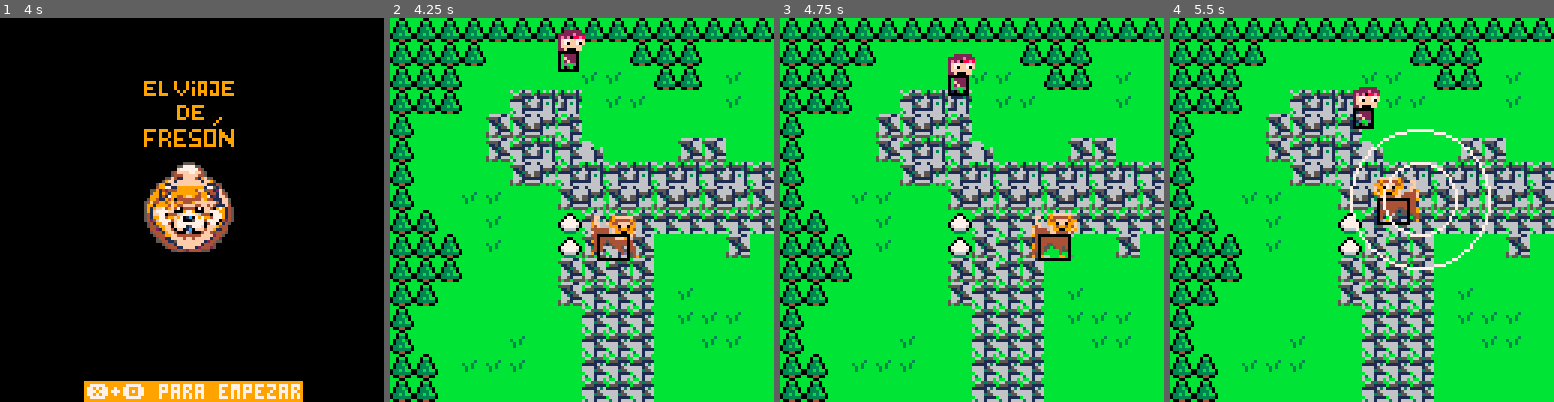
Above: before the commit, frames 1-4 (left to right).
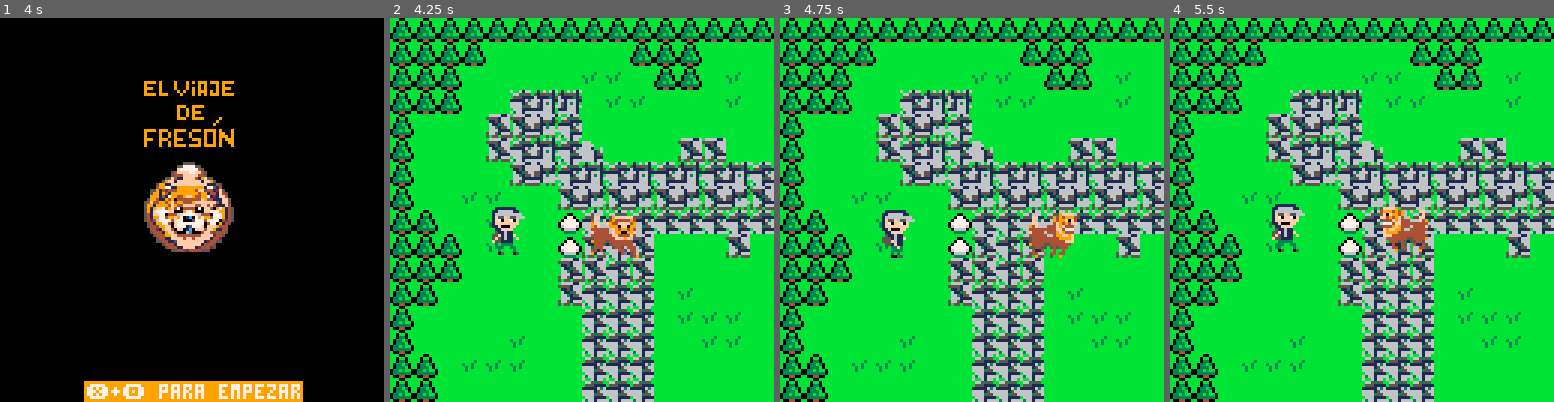
Above: after the commit, the same moments.

Repository: JudyProjects/el_viaje_de_freson
Game: PICO-8 cartridge game.p8
Same seed, same stepped clock (60 frames per second), same inputs: the game is played once before the commit and once after it.
Inputs:
- Up to frame 1 (4 s): tap X (X key) at 0.33, 1.07, 1.85, 2.97 s; tap O (Z key) at 0.7, 1.7, 2.1, 2.5, 2.9, 3.3, 3.7 s; hold Right 1.6-2.1 s; hold Up 2.15-2.42 s; hold Right 2.47-3.03 s; hold Left 3.08-3.58 s; hold Down 3.63-3.97 s
- Up to frame 2 (4.25 s): hold Right from 4.02 s (still down); tap X (X key) at 4.08 s; tap O (Z key) at 4.1 s
- Up to frame 3 (4.75 s): tap O (Z key) at 4.5 s; release Right at 4.68 s; hold Up from 4.73 s (still down)
- Up to frame 4 (5.5 s): tap O (Z key) at 4.9, 5.3 s; release Up at 5.03 s; hold Left from 5.08 s (still down); tap X (X key) at 5.2 s

Frame 1 is identical in both runs. In frame 2, 1.5% of the frame differs, in the area x 26-63%, y 3-64%; in frame 3, 2.2%; in frame 4, 4.2%, in the area x 26-84%, y 17-66%.

Commit message:
[enemigos] fixes y cambios de sprites

Diff:
--- a/game.p8
+++ b/game.p8
@@ -39,11 +39,7 @@
 end
 
 function dist(x0, y0, x1, y1, radio)
-    local punto_jug = (x1 - x0) ^ 2
-    local punto_ent = (y1 - y0) ^ 2
-    printh("punto_jug: " .. punto_jug .. " punto_ent: " .. punto_ent)
-    printh("radio: " .. radio .. " radio^2: " .. radio ^ 2)
-    return punto_jug + punto_ent <= radio ^ 2
+    return (((x1 - x0) ^ 2) + ((y1 - y0) ^ 2)) <= radio ^ 2
 end
 
 function ini_ini()
@@ -81,6 +77,7 @@
     ents = {}
     chorros = {}
     ladridos = {}
+    mordiscos = {}
     hambre = 100
     pant_x = {
         { false },
@@ -113,6 +110,7 @@
             del(ladridos, l)
         end
     end
+    print("Hambre: "..hambre, 0, 0, 2)
 end
 
 function jug_drw()
@@ -123,23 +121,26 @@
 
     camera(camx, camy)
 
-    -- Calcular coordenadas de la pantalla
+    -- calcular coordenadas de la pantalla
     screen_x = flr(camx / 128)
     screen_y = flr(camy / 128)
 
     --setup chorro
     if ((pant_x[screen_x + 1][1] and pant_y[screen_y + 1][1]) == false) then
-        ini_enemigos(2)
-        pant_x[screen_x + 1][1] = true
-        pant_y[screen_y + 1][1] = true
+        if (screen_x == 2 and screen_y == 0) then
+        else
+            ini_enemigos(2)
+            pant_x[screen_x + 1][1] = true
+            pant_y[screen_y + 1][1] = true
+        end
     end
 
     dibujar_agua(screen_x, screen_y)
 
-    -- Dibujar el mapa actual
+    -- dibujar el mapa actual
     map(0, 0, 0, 0, 128, 128)
 
-    -- Dibujar cofres
+    -- dibujar cofres
     dibujar_cofre(screen_x, screen_y, camx, camy)
 
     for e in all(ents) do
@@ -147,8 +148,8 @@
     end
 
     for l in all(ladridos) do
-        circ(jug.x + 16, jug.y + 8, l.r1, 7) -- circulo exterior
-        circ(jug.x + 16, jug.y + 8, l.r2, 7) -- circulo interior
+        circ(jug.x + 8, jug.y + 8, l.r1, 7) -- circulo exterior
+        circ(jug.x + 8, jug.y + 8, l.r2, 7) -- circulo interior
     end
 end
 
@@ -176,11 +177,6 @@
 
     print(f_msg, f_mx, f_my)
     print("\#e\f1❎+🅾️ para volver", 33, 122)
-end
-
--- Funciれはn para generar una clave れむnica para cada pantalla usando coordenadas
-function coord_key(x, y)
-    return x .. "," .. y
 end
 
 -->8
@@ -201,32 +197,53 @@
     return e
 end
 
--- Verificar colisiれはn
-function hayColision(x, y, w, h)
+function hay_colision(x, y, w, h)
     for i = 0, w do
         --count up
         for j = 0, h do
             --count up
-            -- Convertir coordenadas en posiciones de celda
+            -- convertir coordenadas en posiciones de celda
             local celx = flr((x + i) / 8)
             local cely = flr((y + j) / 8)
-            -- Obtener れとndice del sprite
+            -- obtener indice del sprite
             local sprite = mget(celx, cely)
-            -- Verificar si el sprite tiene la bandera de solidez (flag 0)
+            -- verificar si el sprite tiene la bandera de solidez (flag 0)
             if (fget(sprite, 0)) return true
         end
     end
     return false
 end
 
+function colision_mordisco(x, y, w, h)
+    for m in all(mordiscos) do
+        -- verificar colision entre  entidad y mordisco
+        if
+            -- entidad a izquierda de mord
+
+            -- entidad a derecha de mord
+
+            -- entidad por arriba del mord
+
+            -- entidad por abajo del mord
+            not (x + w < m.x
+                        or x > m.x + m.w
+                        or y + h < m.y
+                        or y > m.y + m.h) then
+            return true
+        end
+    end
+
+    return false
+end
+
 function dibujar_agua(screen_x, screen_y)
-    -- Cambiar colores de la paleta para animar el agua
+    -- cambiar colores de la paleta para animar el agua
     local colores_agua = { 1, 7 }
-    -- Colores del agua
+    -- colores del agua
     local tiempo = flr(t() * 4) % #colores_agua
     pal(14, colores_agua[tiempo + 1])
     pal(13, colores_agua[tiempo + 2])
-    -- Dibujar agua en la capa adicional solo en la pantalla 3
+    -- dibujar agua en la capa adicional solo en la pantalla 3
     local screen_x = flr(camx / 128)
     local screen_y = flr(camy / 128)
 
@@ -240,34 +257,34 @@
         end
     end
 
-    -- Restaurar la paleta al finalizar
+    -- restaurar la paleta al finalizar
     pal()
 end
 
--- Funciれはn para dibujar un cofre en la pantalla 0,4 o 1,0 con animaciれはn
+-- funcion para dibujar un cofre en la pantalla 0,4 o 1,0 con animacion
 function dibujar_cofre(screen_x, screen_y, freson_x, freson_y)
     local cofre_abierto = false
 
-    -- Coordenadas del cofre en cada pantalla
+    -- coordenadas del cofre en cada pantalla
     local cofres = {
-        { x = 64, y = 96, screen_x = 0, screen_y = 4 }, -- Cofre en pantalla 0,4
-        { x = 32, y = 48, screen_x = 1, screen_y = 0 } -- Cofre en pantalla 1,0
+        { x = 64, y = 96, screen_x = 0, screen_y = 4 }, -- cofre en pantalla 0,4
+        { x = 32, y = 48, screen_x = 1, screen_y = 0 } -- cofre en pantalla 1,0
     }
 
-    -- Recorrer cofres y dibujar segれむn la pantalla
+    -- recorrer cofres y dibujar segun pantalla
     for cofre in all(cofres) do
-        -- Dibujar el cofre si estれく en la pantalla actual
+        -- dibujar el cofre si estan en la pantalla actual
         if screen_x == cofre.screen_x and screen_y == cofre.screen_y then
-            -- Elegir sprites segれむn el estado (cerrado o abierto)
+            -- elegir sprites segun el estado (cerrado o abierto)
             local sprite_base = cofre_abierto and 84 or 82
             spr(sprite_base, cofre.x, cofre.y)
             spr(sprite_base + 1, cofre.x + 8, cofre.y)
             spr(sprite_base + 16, cofre.x, cofre.y + 8)
             spr(sprite_base + 17, cofre.x + 8, cofre.y + 8)
 
-            -- Verificar colisiれはn con el fresれはn
+            -- verificar colision con el freson
             if abs(freson_x - cofre.x) < 16 and abs(freson_y - cofre.y) < 16 then
-                cofre_abierto = true -- Abre el cofre si el fresれはn lo toca
+                cofre_abierto = true -- abre el cofre si el freson lo toca
             end
         end
     end
@@ -283,71 +300,98 @@
     e.fh = true
     e.fr = {
         walk = { 1, 3, 5 },
-        idle = { 1 }
+        idle = { 1 },
+        mordisco = { 7, 9 }
     }
     e.w = 16
     e.h = 16
+    e.mord_time = 0
     e.cofre1 = false
 
     local idle = "idle"
     local walk = "walk"
+    local mordisco = "mordisco"
     e.stat = idle
 
     local velfreson = 1.25
 
     e.upd = function()
-        e.stat = idle
+        if (e.mord_time > 0) then
+            e.stat = mordisco
+            e.mord_time -= 1
+        else
+            e.stat = idle
+        end
         e.dx = 0
         e.dy = 0
 
-        if btn(⬅️) then
+        if btnp(🅾️) and #ladridos < 1 and e.stat != mordisco then
+            e.stat = mordisco
+            e.s = 1
+            e.mord_time = 10
+            make_mordisco(e.x, e.y, e.w, e.h)
+        end
+
+        if btn(⬅️) and e.stat != mordisco then
             e.fh = false
             e.stat = walk
             e.dx = -velfreson
         end
 
-        if btn(➡️) then
+        if btn(➡️) and e.stat != mordisco then
             e.fh = true
             e.stat = walk
             e.dx = velfreson
         end
 
-        if btn(⬆️) then
+        if btn(⬆️) and e.stat != mordisco then
             e.stat = walk
             e.dy = -velfreson
         end
 
-        if btn(⬇️) then
+        if btn(⬇️) and e.stat != mordisco then
             e.stat = walk
             e.dy = velfreson
         end
 
-        -- Verificar colisiones antes de mover
-        if not hayColision(e.x + e.dx, e.y + e.h / 2, e.w, e.h / 2) then
+        -- verificar colisiones antes de mover
+        if not hay_colision(e.x + e.dx, e.y + e.h / 2, e.w, e.h / 2) then
             e.x += e.dx
         end
-        if not hayColision(e.x, e.y + e.h / 2 + e.dy, e.w, e.h / 2) then
+        if not hay_colision(e.x, e.y + e.h / 2 + e.dy, e.w, e.h / 2) then
             e.y += e.dy
         end
 
-        if btnp(❎) and #ladridos < 1 then
-            make_ladrido()
+        if btnp(❎) and #ladridos < 1 and e.stat != mordisco then
+            make_ladrido(e.x, e.y)
         end
     end
 
     e.drw = function()
         local sps = e.fr[e.stat]
-        e.s += .30
+        if e.stat == walk or e.stat == idle then
+            e.s += .3
+        else
+            e.s += .2
+        end
 
         if flr(e.s) > #sps then
             e.s = 1
         end
-        --fondo transparente
+
         palt(0, false)
         palt(11, true)
         --dibujar freson
-        spr(sps[flr(e.s)], e.x, e.y, 2, 2, e.fh)
-        rect(e.x + 2, e.y + e.h / 2, e.x + e.w - 4, e.y + e.h, 0)
+        if (e.stat == idle or e.stat == walk) then
+            spr(sps[flr(e.s)], e.x, e.y, 2, 2, e.fh)
+        else
+            if (e.fh == true) then
+                spr(sps[flr(e.s)], e.x + 6, e.y, 2, 2, e.fh)
+            else
+                spr(sps[flr(e.s)], e.x - 6, e.y, 2, 2, e.fh)
+            end
+        end
+        --rect(e.x + 2, e.y + e.h / 2, e.x + e.w - 4, e.y + e.h, 0)
         palt()
     end
 
@@ -355,24 +399,40 @@
 end
 
 -- funcion para crear un ladrido (ondas concentricas)
-function make_ladrido()
+function make_ladrido(x, y)
     hambre -= 5
     local l = {}
+    l.x = x
+    -- posicion del ladrido
+    l.y = y
+    l.r1 = 5
     -- radio del circulo exterior
-    l.r1 = 5
+    l.r2 = 3
     -- radio del circulo interior
-    l.r2 = 3
     add(ladridos, l)
+end
+
+function make_mordisco(x, y, w, h)
+    hambre -= 10
+    local m = {}
+    m.x = x
+    m.y = y
+    m.w = w
+    m.h = h
+    add(mordiscos, m)
 end
 
 -- chorro
 function make_chorro(x, y)
     local e = make_entity(x, y)
+    local sp_mord = {
+        7, 9, 23, 25
+    }
     e.name = "chorro"
     e.s = 1
     e.fh = false
     e.fr = {
-        walk = { 33 },
+        walk = { 35, 37 },
         idle = { 33 }
     }
     e.stun = 30
@@ -386,31 +446,39 @@
     local velchorro = 0.5
 
     e.upd = function()
-        --falta denegar upd en screen de puente
-        if (e.x >= camx and e.y >= camy) then
+        if (e.x >= camx and e.x <= camx + 127 and e.y >= camy and e.y <= camy + 127) then
             if (e.stat != idle) then
                 e.stat = walk
-                if (e.x < jug.x) then
+                if (e.x < flr(jug.x)) then
                     e.fh = true
                     e.dx = velchorro
                 end
-                if (e.x > jug.x) then
+                if (e.x > flr(jug.x)) then
                     e.fh = false
                     e.dx = -velchorro
                 end
-                if (e.y > jug.y) then
+                if (e.y > flr(jug.y)) then
                     e.dy = -velchorro
                 end
-                if (e.y < jug.y) then
+                if (e.y < flr(jug.y)) then
                     e.dy = velchorro
                 end
-
-                -- Verificar colisiones antes de mover
-                if not hayColision(e.x + e.dx, e.y + e.h / 2, e.x + e.w / 2, e.h / 2) then
-                    e.x += e.dx
+                if (jug.stat == "mordisco") then
+                    if colision_mordisco(e.x, e.y, e.w, e.h) then
+                        e.stat = idle
+                        e.stun = 60
+                    end
                 end
-                if not hayColision(e.x, e.y + e.h / 2 + e.dy, e.w, e.h / 2) then
-                    e.y += e.dy
+
+                -- checkeo doble por si cambia estado dentro de if
+                if (e.stat != idle) then
+                    -- verificar colisiones antes de mover
+                    if not hay_colision(e.x + e.dx, e.y + e.h / 2, e.x + e.w / 2, e.h / 2) then
+                        e.x += e.dx
+                    end
+                    if not hay_colision(e.x, e.y + e.h / 2 + e.dy, e.w, e.h / 2) then
+                        e.y += e.dy
+                    end
                 end
             elseif (e.stun > 0) then
                 e.stun -= 1
@@ -419,7 +487,7 @@
             end
 
             for l in all(ladridos) do
-                if dist(jug.x, jug.y, e.x, e.y, l.r2) then
+                if dist(l.x + jug.w / 2, l.y + jug.h / 2, e.x, e.y, l.r1) then
                     e.stat = idle
                     e.stun = 30
                 end
@@ -428,10 +496,9 @@
     end
 
     e.drw = function()
-        --falta denegar drw en screen de puente
-        if (e.x >= camx and e.y >= camy) then
+        if (e.x >= camx and e.x <= camx + 127 and e.y >= camy and e.y <= camy + 127) then
             local sps = e.fr[e.stat]
-            e.s += .15
+            e.s += .1
 
             if flr(e.s) > #sps then
                 e.s = 1
@@ -446,7 +513,7 @@
                 2, 2,
                 e.fh
             )
-            if (e.fh == false) then
+            --[[ if (e.fh == false) then
                 rect(e.x + 2,
                  e.y + e.h / 2 + 1,
                  e.x + e.w,
@@ -458,7 +525,7 @@
                     e.x + e.w + 4,
                     e.y + e.h,
                     0)
-            end
+            end ]]
             palt()
         end
     end
@@ -520,7 +587,7 @@
 end
 
 function make_enemy(num)
-    local e = make_chorro(camx + flr(rnd(120)), camy + flr(rnd(120)))
+    local e = make_chorro(camx + flr(rnd(100)), camy + flr(rnd(100)))
 
     add(enes, e)
 
@@ -755,7 +822,7 @@
 
 
 __gff__
-0000000000000000000000000000000000000000000000000000000000000000000000000000000000000000000000000000000000000000000000000000000000000000010101010000000001010101000000000000010000010000010000000000000000000101000000000000000000000000000000000000000000000000
+0000000000000000000000000000000000000000000000000000000000000000000000000000000000000000000000000001010101010100000000000000000000000000010101010000000001010101000000000000010000010000010000000000000000000101000000000000000000000000000000000000000000000000
 0000000000000000000000000000000000000000000000000000000000000000000000000000000000000000000000000000000000000000000000000000000000000000000000000000000000000000000000000000000000000000000000000000000000000000000000000000000000000000000000000000000000000000
 __map__
 4747474747474747474747474747474747474747474747474747474747474747000000000000000000000000000000004646464646464646464646464646464740404040404040404040404040404040000000000000000000000000000000000000000000000000000000000000000000000000000000000000000000000000
Not shown, changed: 32 lines of the sprite sheet (__gfx__) section of game.p8
